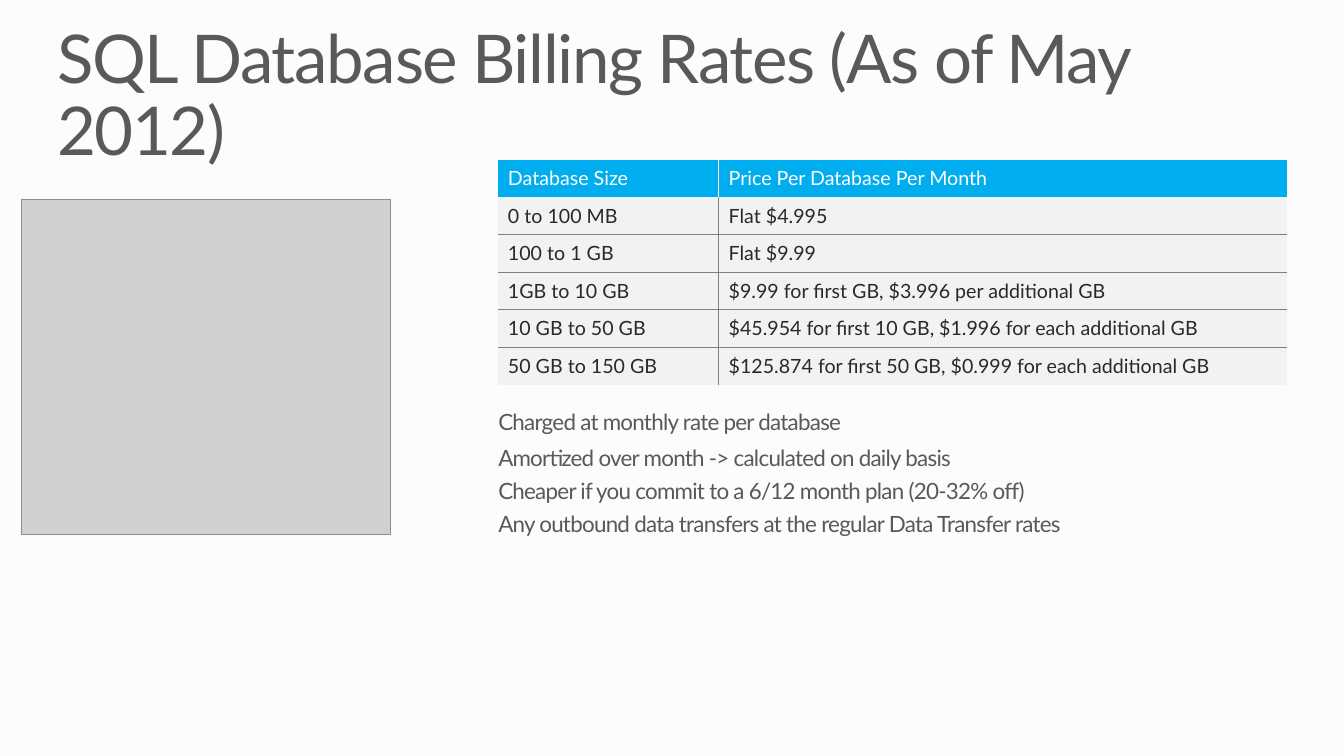
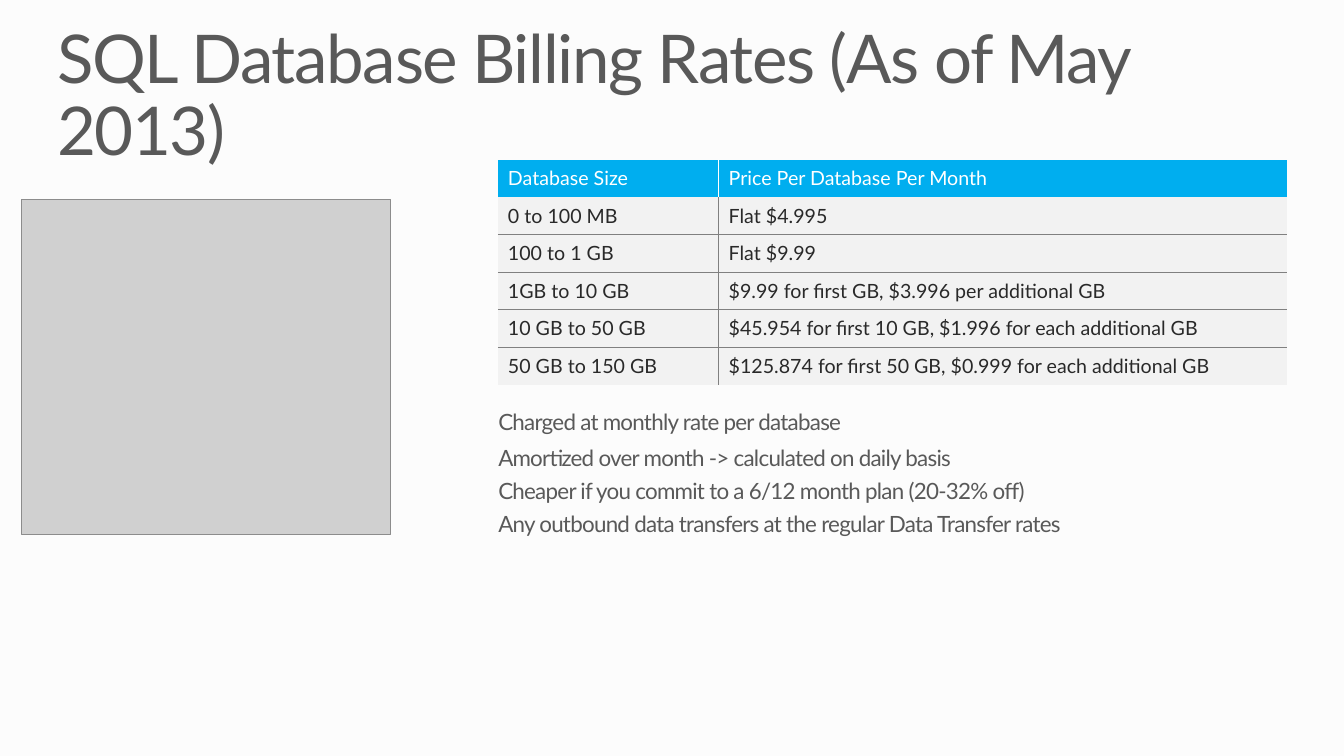
Before and after one commit to robdmoore/SQLAzureTransientDemo, a slide deck: slide 7 of Presentation.pptx. Drawn at 1344x756 pixels with LibreOffice and Linux fonts; fonts in the diff are those of the drawing; grey boxes stand for pictures; background and template pictures are left out. Boxes give left, top, right and bottom in pixels: in the first picture for what was removed or moved away, otherwise in the second. Text is boxed around its words. In the diff, an @@ line names an element or a change of style, - is before the commit and + after.

```diff
--- a/Presentation.pptx
+++ b/Presentation.pptx
@@ title at [57, 31, 1133, 165]: text changed @@
-SQL Database Billing Rates (As of May 2012)
+SQL Database Billing Rates (As of May 2013)
```
Also in this commit, not shown: 2 other slides changed.
